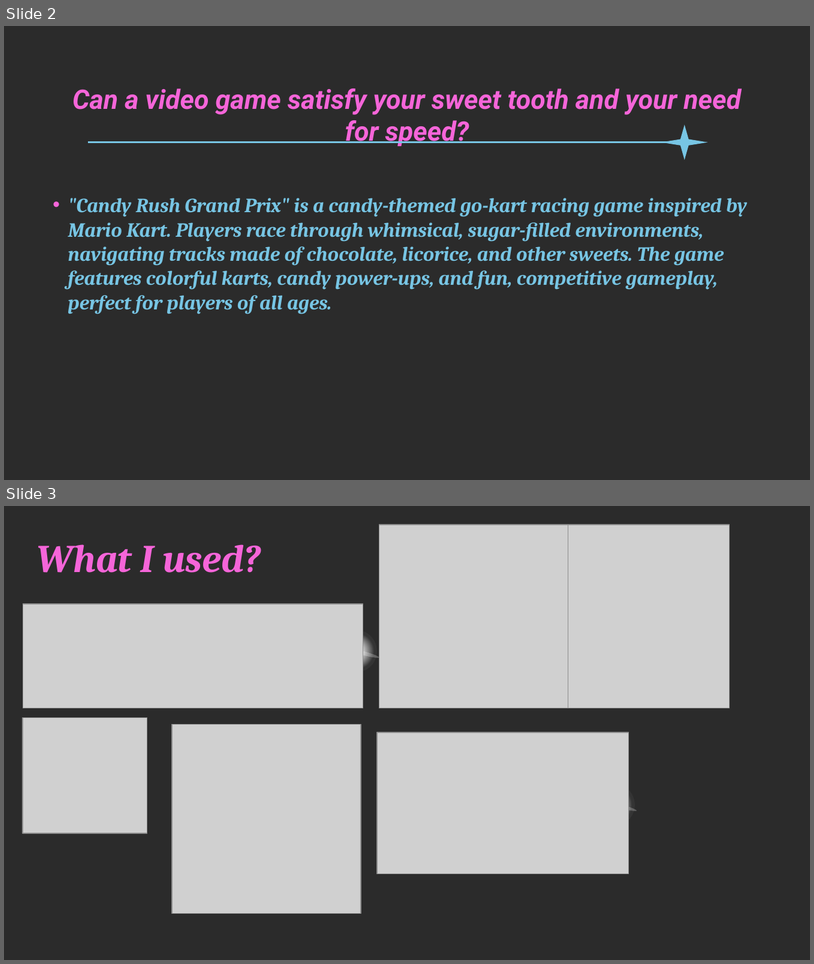
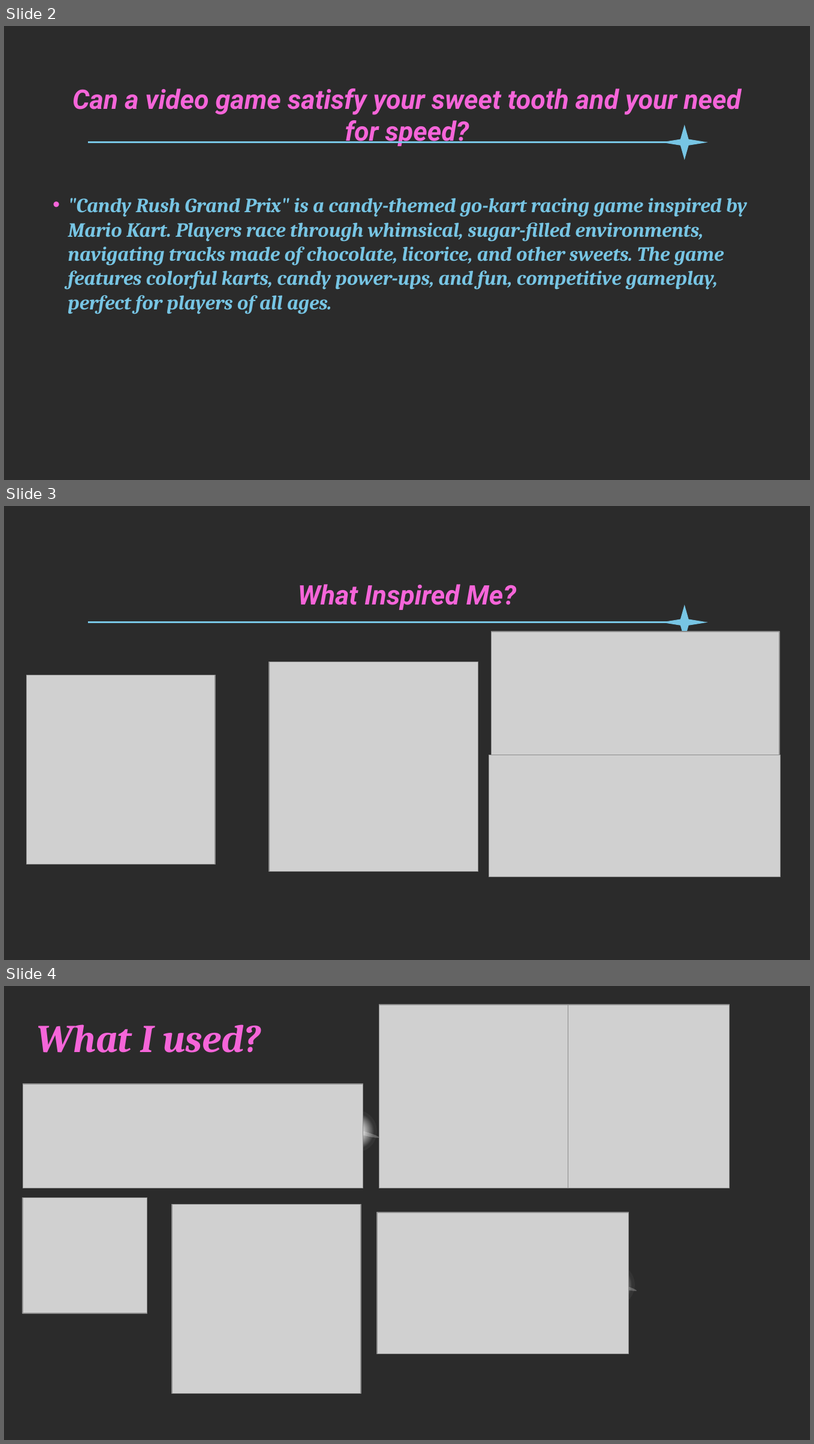
Before and after one commit to phoenixgoldz/Capstone, a slide deck: Capstone Presentation.pptx. Shown one above the other, each under a label of ours: slides 2 and 3 before the commit, slides 2, 3 and 4 after it. The pictures are 814x964 and 814x1444 pixels, drawn with LibreOffice and Linux fonts; fonts in the diff are those of the drawing; grey boxes stand for pictures; background and template pictures are left out; a plain dark background stands for a picture behind light text. Boxes give left, top, right and bottom in pixels: in the first picture for what was removed or moved away, otherwise in the second. Text is boxed around its words. In the diff, an @@ line names an element or a change of style, - is before the commit and + after.

```diff
--- a/Capstone Presentation.pptx
+++ b/Capstone Presentation.pptx
@@ slide 3 added at (x1=4, y1=506, x2=810, y2=960), background picture (left out) @@
@@ title added at (x1=298, y1=584, x2=516, y2=610), 24 pt, text #F565D9, bold, italic @@
+What Inspired Me?
@@ star added at (x1=661, y1=604, x2=708, y2=640), fill #77C5E4 @@
@@ line added from (678, 622) to (88, 622), #77C5E4 1.5 pt @@
@@ picture added at (x1=492, y1=631, x2=780, y2=754) @@
@@ picture added at (x1=269, y1=661, x2=479, y2=871) @@
@@ picture added at (x1=27, y1=675, x2=215, y2=863) @@
@@ picture added at (x1=489, y1=755, x2=780, y2=877) @@
@@ what was slide 3 is now slide 4 @@
```
Also in this commit, not shown: 2 slides changed, 3 other files.
